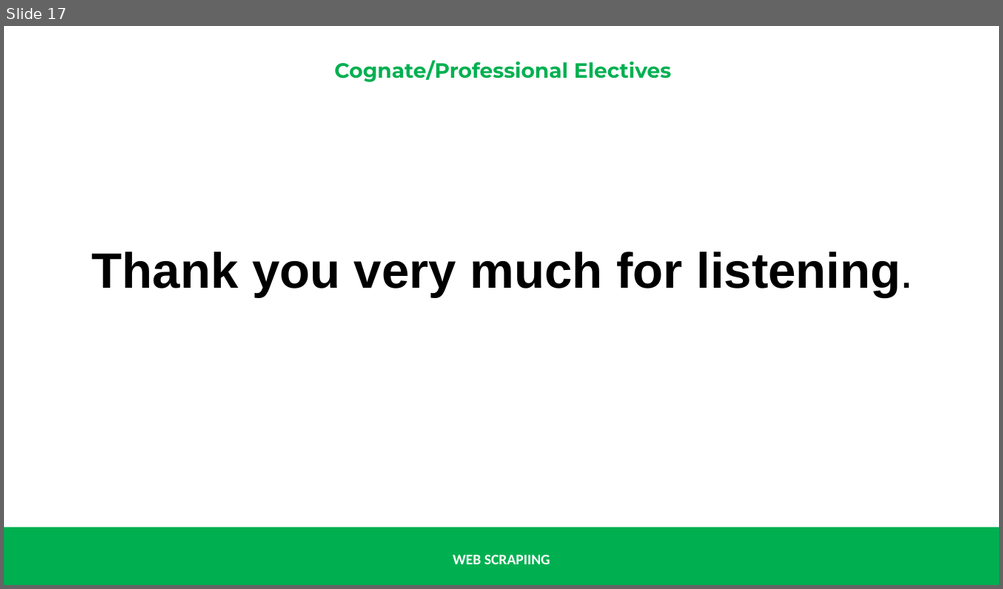
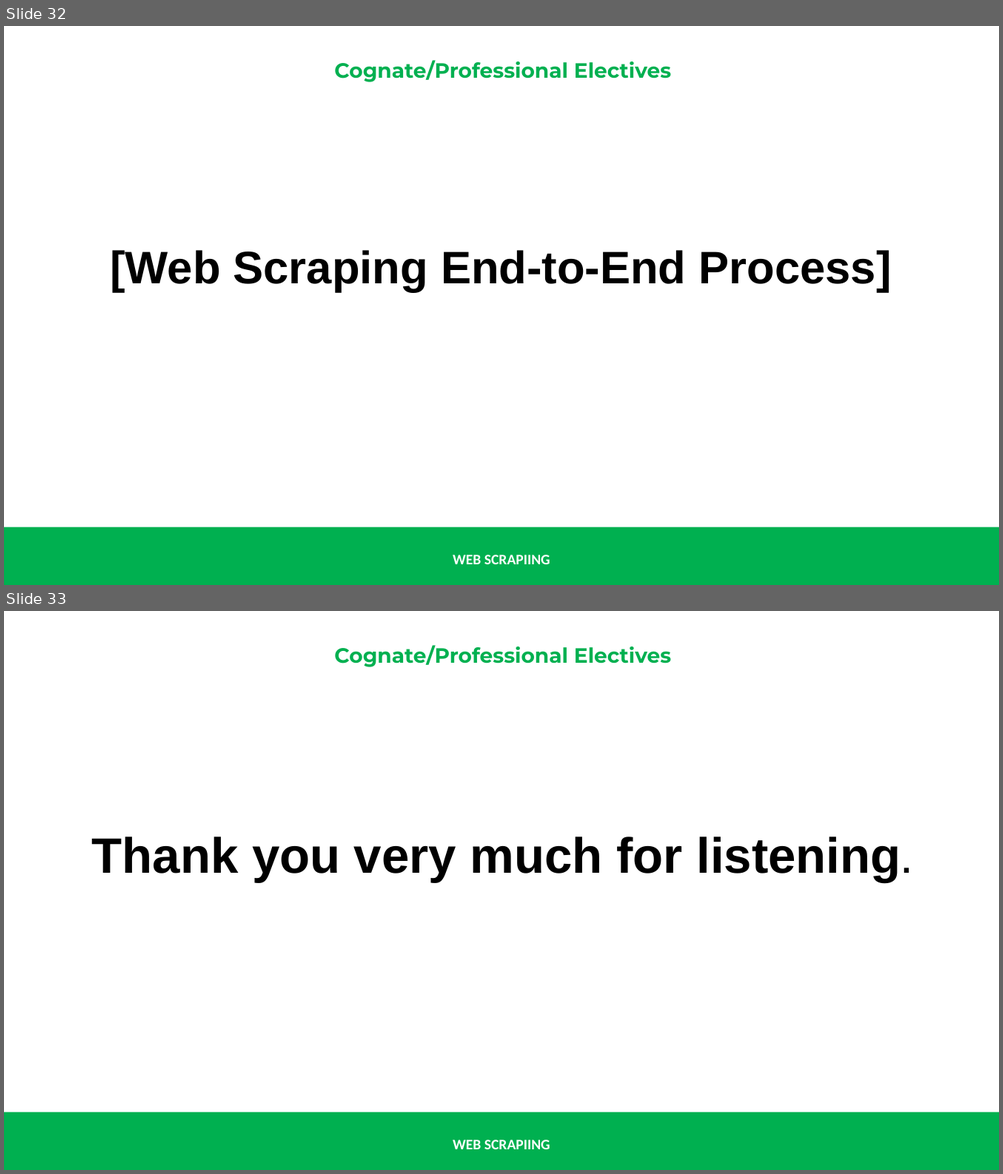
Before and after one commit to renatomaaliw3/public_files, a slide deck: CPE Electives (1 - 3)/01. Lectures Notebook/00. Presentations & Text Books/01. Electives 1 to 3/06.5 Web Scraping.pptx. Shown one above the other, each under a label of ours: slide 17 before the commit, slides 32 and 33 after it. The pictures are 1003x589 and 1003x1174 pixels, drawn with LibreOffice and Linux fonts; fonts in the diff are those of the drawing. Boxes give left, top, right and bottom in pixels: in the first picture for what was removed or moved away, otherwise in the second. Text is boxed around its words. In the diff, an @@ line names an element or a change of style, - is before the commit and + after.

```diff
--- a/CPE Electives (1 - 3)/01. Lectures Notebook/00. Presentations & Text Books/01. Electives 1 to 3/06.5 Web Scraping.pptx
+++ b/CPE Electives (1 - 3)/01. Lectures Notebook/00. Presentations & Text Books/01. Electives 1 to 3/06.5 Web Scraping.pptx
@@ slide 32 added at (x1=4, y1=26, x2=999, y2=585), background #FFFFFF; not listed: 3 template elements that a slide beside it also shows @@
@@ text added at (x1=110, y1=250, x2=891, y2=292), 44 pt, text #000000, bold @@
+[Web Scraping End-to-End Process]
@@ what was slide 17 is now slide 33 @@
```
Also in this commit, not shown: 1 slide changed, 16 other slides added, 1 slide removed.
